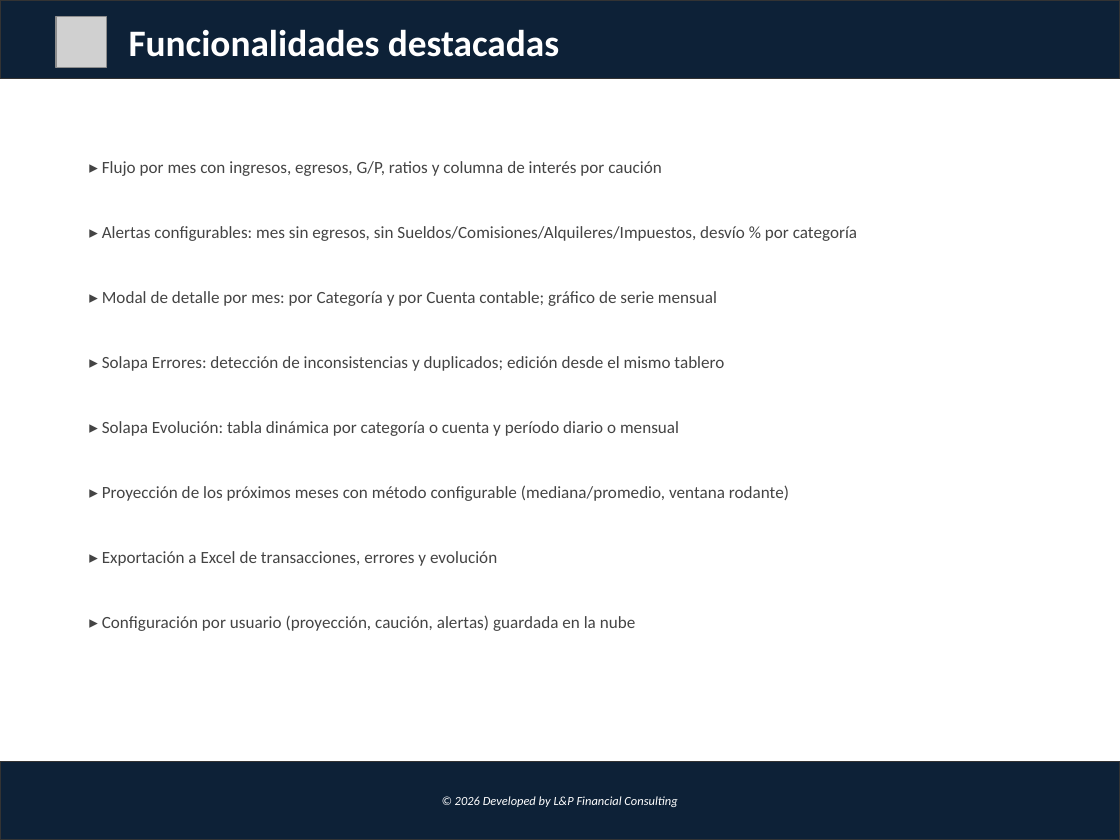
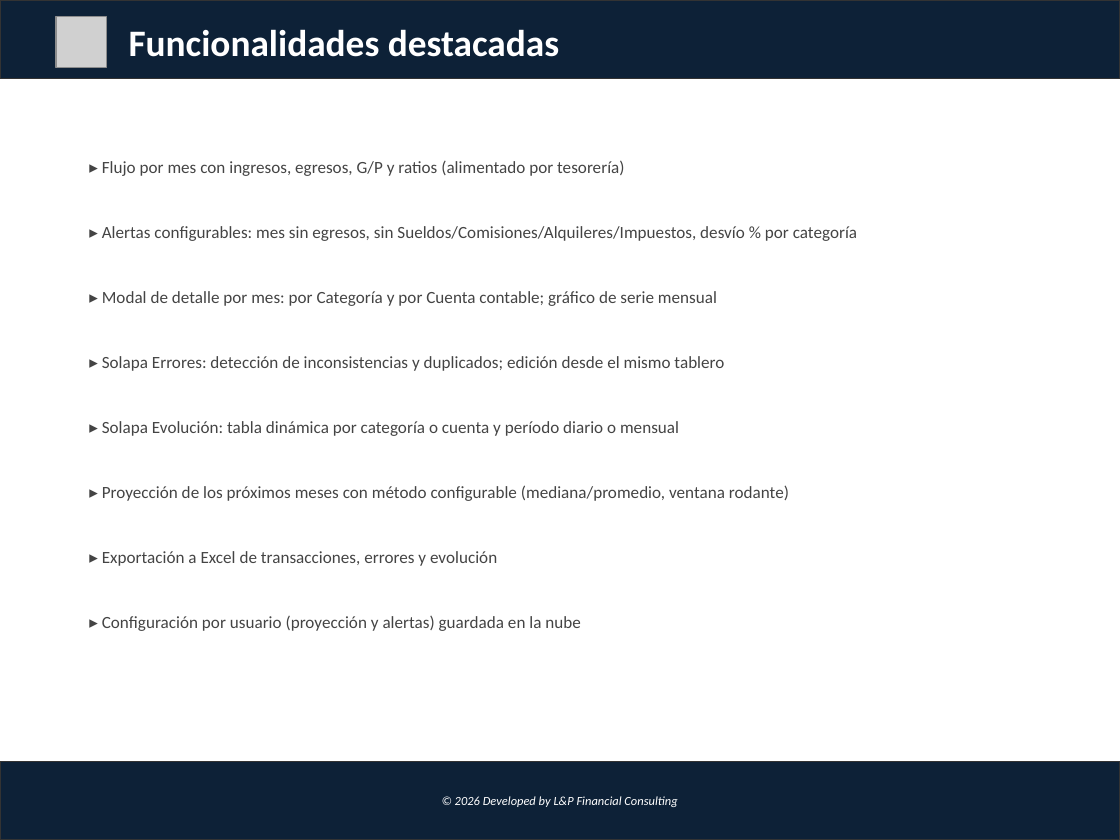
Before and after one commit to lucasbustosmartin-coder/fornitalia, a slide deck: slide 4 of Propuesta_Dashboard_Flujo_Caja.pptx. Drawn at 1120x840 pixels with LibreOffice and Linux fonts; fonts in the diff are those of the drawing; grey boxes stand for pictures. Boxes give left, top, right and bottom in pixels: in the first picture for what was removed or moved away, otherwise in the second. Text is boxed around its words. In the diff, an @@ line names an element or a change of style, - is before the commit and + after.

```diff
--- a/Propuesta_Dashboard_Flujo_Caja.pptx
+++ b/Propuesta_Dashboard_Flujo_Caja.pptx
@@ text at <box>102,160,624,176</box>: text changed @@
-▸ Flujo por mes con ingresos, egresos, G/P, ratios y columna de interés por caución
+▸ Flujo por mes con ingresos, egresos, G/P y ratios (alimentado por tesorería)
@@ text at <box>102,616,581,631</box>: text changed @@
-▸ Configuración por usuario (proyección, caución, alertas) guardada en la nube
+▸ Configuración por usuario (proyección y alertas) guardada en la nube
```
Also in this commit, not shown: 3 other slides changed, 18 other files.
